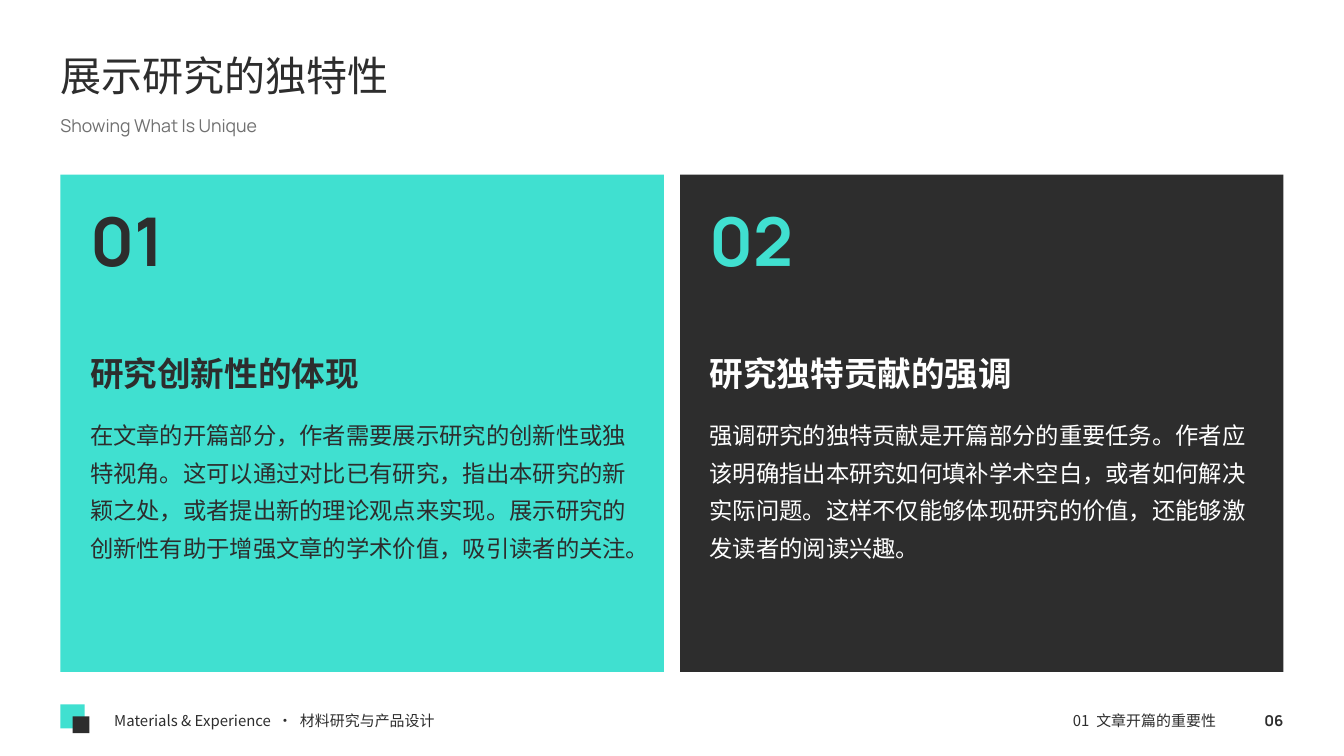
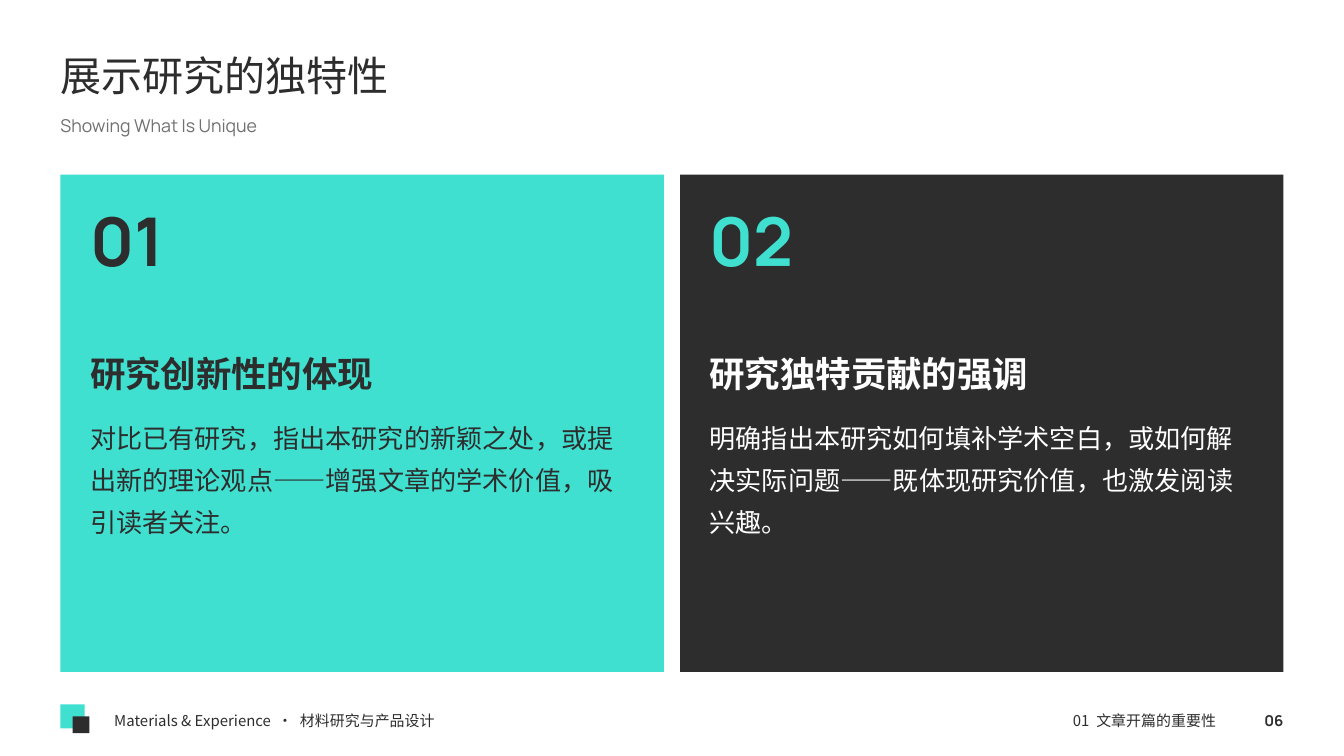
Before and after one commit to memoryzm214/Ericzm214, a slide deck: slide 6 of courses/第3课_学术论文研究背景撰写技巧.pptx. Drawn at 1344x756 pixels with LibreOffice and Linux fonts; fonts in the diff are those of the drawing. Boxes give left, top, right and bottom in pixels: in the first picture for what was removed or moved away, otherwise in the second. Text is boxed around its words. In the diff, an @@ line names an element or a change of style, - is before the commit and + after.

```diff
--- a/courses/第3课_学术论文研究背景撰写技巧.pptx
+++ b/courses/第3课_学术论文研究背景撰写技巧.pptx
@@ text "研究创新性的体现" at <box>90,356,373,390</box>: size 18 to 19 pt @@
@@ text "研究独特贡献的强调" at <box>710,356,1028,391</box>: size 18 to 19 pt @@
@@ text at <box>90,426,614,534</box>: text changed; size 12.5 to 14 pt @@
-在文章的开篇部分，作者需要展示研究的创新性或独特视角。这可以通过对比已有研究，指出本研究的新颖之处，或者提出新的理论观点来实现。展示研究的创新性有助于增强文章的学术价值，吸引读者的关注。
+对比已有研究，指出本研究的新颖之处，或提出新的理论观点——增强文章的学术价值，吸引读者关注。
@@ text at <box>710,426,1234,534</box>: text changed; size 12.5 to 14 pt @@
-强调研究的独特贡献是开篇部分的重要任务。作者应该明确指出本研究如何填补学术空白，或者如何解决实际问题。这样不仅能够体现研究的价值，还能够激发读者的阅读兴趣。
+明确指出本研究如何填补学术空白，或如何解决实际问题——既体现研究价值，也激发阅读兴趣。
```
Also in this commit, not shown: 20 other slides changed.
